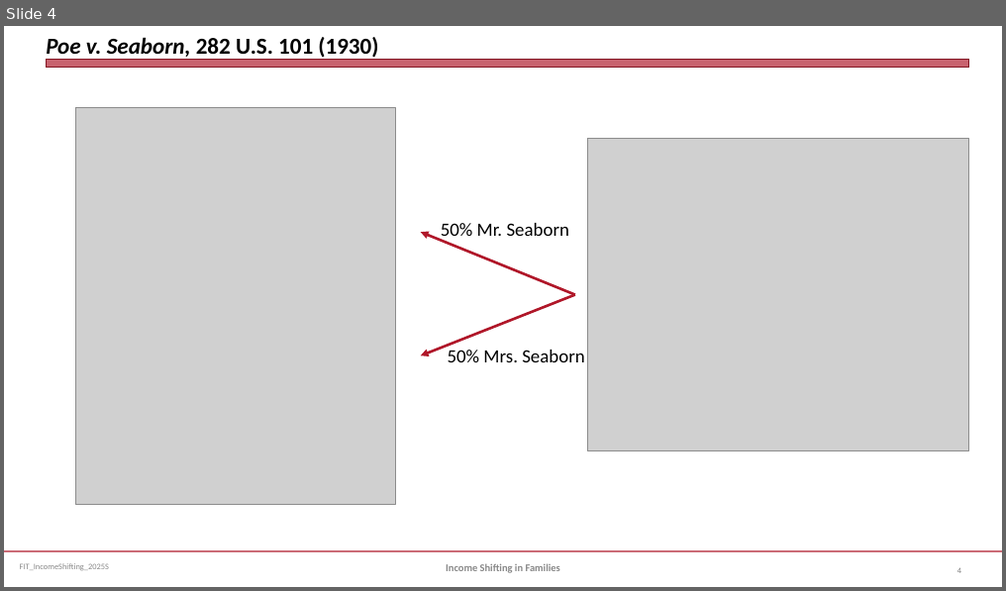
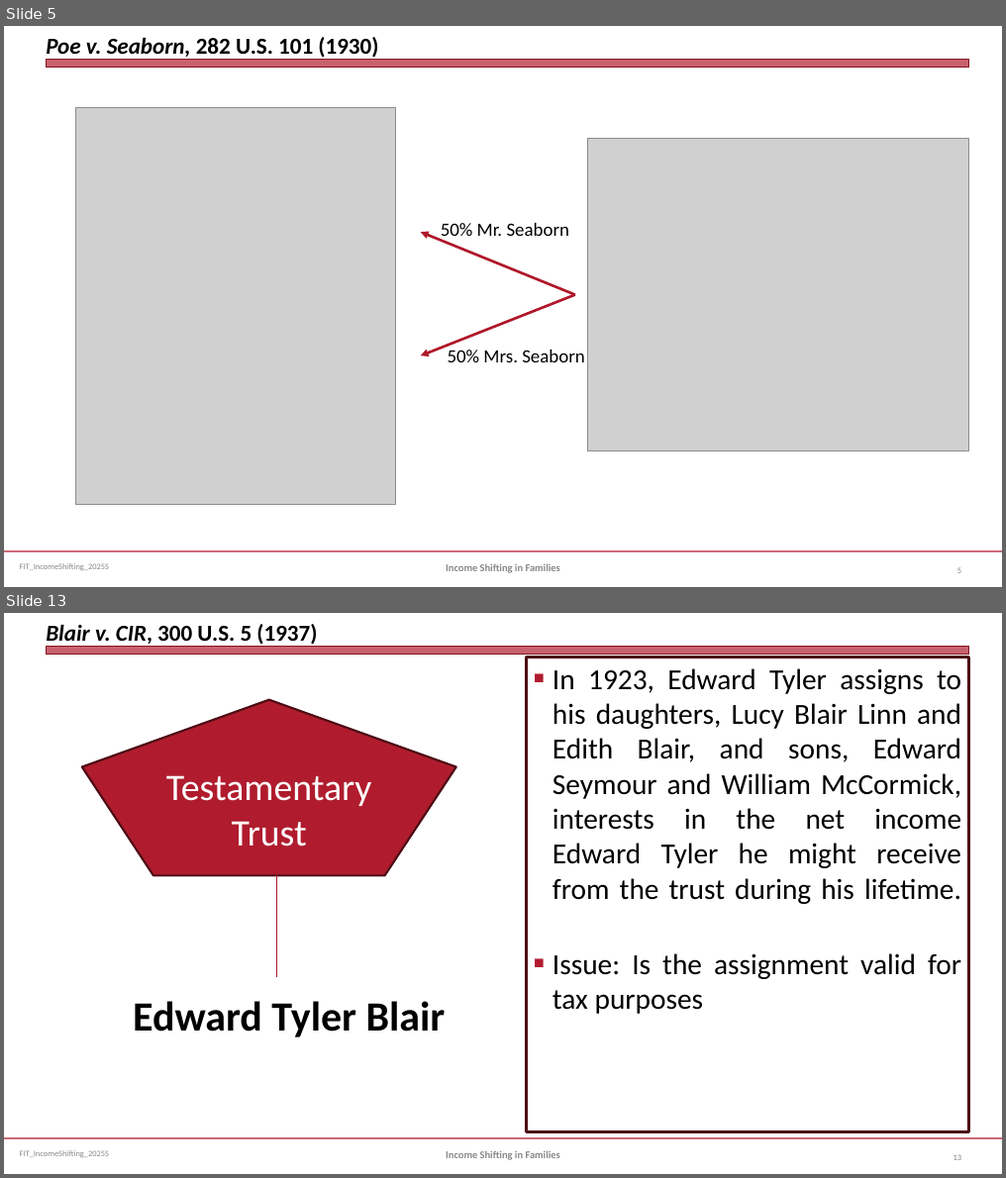
Before and after one commit to jmc877/Fed-Income-Tax, a slide deck: slides/FIT_IncomeShifting_2025S.pptx. Shown one above the other, each under a label of ours: slide 4 before the commit, slides 5 and 13 after it; the slides between them are not shown. The pictures are 1006x591 and 1006x1178 pixels, drawn with LibreOffice and Linux fonts; fonts in the diff are those of the drawing; grey boxes stand for pictures. Boxes give left, top, right and bottom in pixels: in the first picture for what was removed or moved away, otherwise in the second. Text is boxed around its words. In the diff, an @@ line names an element or a change of style, - is before the commit and + after.

```diff
--- a/slides/FIT_IncomeShifting_2025S.pptx
+++ b/slides/FIT_IncomeShifting_2025S.pptx
@@ slide 13 added at bbox=[4, 613, 1002, 1174], background #FFFFFF; not listed: 3 template elements that a slide beside it also shows @@
@@ title added at bbox=[46, 624, 317, 648], 22 pt, text #000000, bold @@
+Blair v. CIR, 300 U.S. 5 (1937)
@@ text added at bbox=[527, 657, 969, 1133], outline #4D0C14 2.75 pt, 28 pt, text #000000 @@
+■ In 1923, Edward Tyler assigns to his daughters, Lucy Blair Linn and Edith Blair, and sons, Edward Seymour and William McCormick, interests in the net income Edward Tyler he might receive from the trust during his lifetime.
+■ Issue: Is the assignment valid for tax purposes
@@ pentagon added at bbox=[82, 700, 456, 875], fill #B01C2E, outline #4D0C14 2 pt, 36 pt, text #FFFFFF @@
+Testamentary
+Trust
@@ line added from (276, 875) to (276, 977), #B0182A 0.75 pt @@
@@ text added at bbox=[133, 1001, 446, 1038], 40 pt, text #000000, bold @@
+Edward Tyler Blair
@@ text added at bbox=[446, 1151, 560, 1160], 10 pt, text #898989, bold @@
+Income Shifting in Families
@@ page number added at bbox=[953, 1155, 961, 1160], 8 pt, text #808080 @@
+13
@@ what was slide 4 is now slide 5 @@
```
Also in this commit, not shown: 2 slides changed, 11 other slides added, 3 other files.
